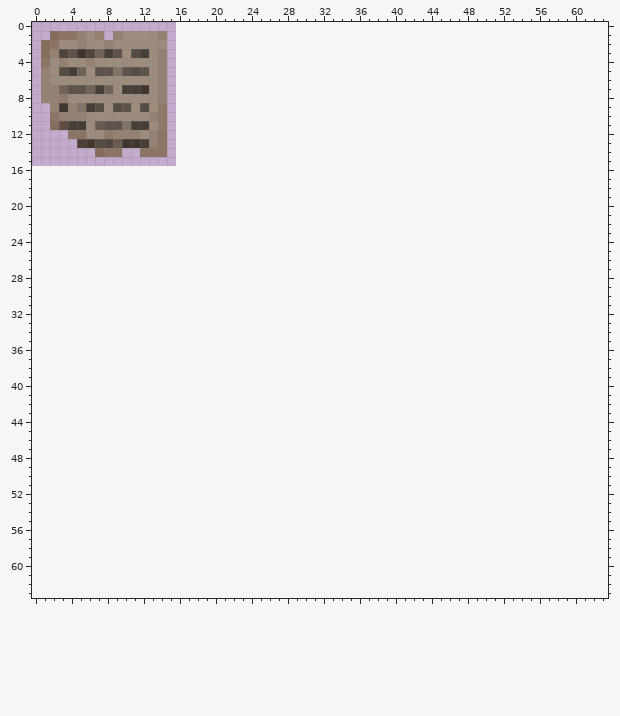
Two states of a pixel-art sprite, Content/Images/Items/NoteSetOne.png. Above is the file before it was changed.
The file is 16x16 pixels. Colours within 5 levels of each other are drawn and written as one. The old version is drawn lined up with the new one, on the new canvas.
Once edited:
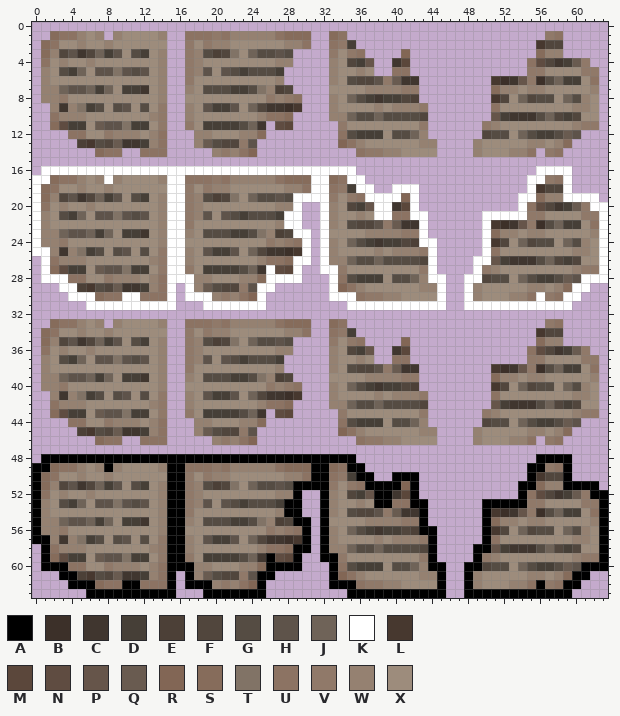
Palette (. is transparent): A #000000  B #3c3029  C #40362f  D #463f37  E #4c4037  F #51463d  G #554c43  H #5e534a  J #6f6358  K #ffffff  L #47382f  M #5b473b  N #5f4c41  P #66554a  Q #695b50  R #826655  S #866c5b  T #817366  U #8c7363  V #907969  W #958171  X #9d8c7c
Edits made:
canvas 16x16 -> 64x64
Changed rows in their new state; - is an unchanged pixel.
first column x 0:
 1 -----------------UUUVUWWWWWUSSS--SU----------------------VU-----
 2 -----------------VXVWWXXXXXXWWU--UVD--------------------LFF-----
 3 -----------------VWGEFTXJGGHG----VXVU----R--------------SWW-----
 4 -----------------VWXXXXXXXXWW----WXFDP--CM-------------UNFCDQV--
 5 -----------------VWHXHGDGGGD-----WXXWX--UU-------------VVXXXXVV-
 6 -----------------VXXXXXXXXXW-----WXGFFHVQCC--------LBCPVBGJDDXU-
 7 -----------------WXGGGDDGTWEF----XXXXWWWWVV--------SWWXWWXXXXXW-
 8 -----------------XXXXXXXXXVWVU---WXJGDCDDFE--------LFXJFGGXJGWX-
 9 -----------------WXHDDHXJFCCBL---WXXXXWXWWWV-------UXXXXXXXXWWX-
10 -----------------WXXXXXXXWUUS----WWJGGJGGGGF-------PDCCCGJFDFXX-
11 -----------------VXDDDDGJC-NM-----VXXXXXXXXV------VWXXXXXXXXWVV-
12 ------------------WWXXXWWS--------UGDDDXGGJW------FGGXJGDDGQH---
13 ------------------WQGFFVH---------RUWXXXXXXWW----WXXXXXWWXWS----
14 --------------------WVWUR-----------UVVWWXXXX----WXXXWWU-VU-----
16 -KKKKKKKKKKKKKKKKKKKKKKKKKKKKKKKKKKK--------------------KKKK----
17 KKSUUWXWKWXXXXWKKUUUVUWWWWWUSSSKKSUKK------------------KKVUK----
18 KSUXXWXXWXXXXXXKKVXVWWXXXXXXWWUKKUVDKK--KKK------------KLFFK----
19 KSWFHCFJDHXGDXWKKVWGEFTXJGGHGKKKKVXVUKKKKRK-----------KKSWWKKKK-
20 KUXWXXWXXXXXXXWKKVWXXXXXXXXWWK--KWXFDPKKCMK-----------KUNFCDQVKK
21 KWXGDJXHHTHGHXWKKVWHXHGDGGGDKK--KWXXWXKKUUKK------KKKKKVVXXXXVVK
22 KWXXXXXXXXXXXXWKKVXXXXXXXXXWKK--KWXGFFHVQCCK------KLBCPVBGJDDXUK
23 KWWJHHJDJXDDCXWKKWXGGGDDGTWEFKK-KXXXXWWWWVVK------KSWWXWWXXXXXWK
24 KWWVXXXXXXXXXXWKKXXXXXXXXXVWVUK-KWXJGDCDDFEKK-----KLFXJFGGXJGWXK
25 KKWCWTDGXGHXGXVKKWXHDDHXJFCCBLK-KWXXXXWXWWWVK-----KUXXXXXXXXWWXK
26 -KUWWWXXXXXXXWVKKWXXXXXXXWUUSKK-KWWJGGJGGGGFK----KKPDCCCGJFDFXXK
27 -KSNDDXQHHTDDXVKKVXDDDDGJCKNMK--KKVXXXXXXXXVK----KVWXXXXXXXXWVVK
28 -KKKUUXXVWWWXWUKKKWWXXXWWSKKKK---KUGDDDXGGJWKK--KKFGGXJGDDGQHKKK
29 ---KKELGFQCCDWUK-KWQGFFVHKK------KRUWXXXXXXWWK--KWXXXXXWWXWSKK--
30 ----KKKSUUKKUUUK-KKKWVWURK-------KKKUVVWWXXXXK--KWXXXWWUKVUKK---
31 ------KKKKKKKKKK---KKKKKKK---------KKKKKKKKKKK--KKKKKKKKKKKK----
33 --SUUWXW-WXXXXW--UUUVUWWWWWUSSS--SU----------------------VU-----
34 -SUXXWXXWXXXXXX--VXVWWXXXXXXWWU--UVD--------------------LFF-----
35 -SWFHCFJDHXGDXW--VWGEFTXJGGHG----VXVU----R--------------SWW-----
36 -UXWXXWXXXXXXXW--VWXXXXXXXXWW----WXFDP--CM-------------UNFCDQV--
37 -WXGDJXHHTHGHXW--VWHXHGDGGGD-----WXXWX--UU-------------VVXXXXVV-
38 -WXXXXXXXXXXXXW--VXXXXXXXXXW-----WXGFFHVQCC--------LBCPVBGJDDXU-
39 -WWJHHJDJXDDCXW--WXGGGDDGTWEF----XXXXWWWWVV--------SWWXWWXXXXXW-
40 -WWVXXXXXXXXXXW--XXXXXXXXXVWVU---WXJGDCDDFE--------LFXJFGGXJGWX-
41 --WCWTDGXGHXGXV--WXHDDHXJFCCBL---WXXXXWXWWWV-------UXXXXXXXXWWX-
42 --UWWWXXXXXXXWV--WXXXXXXXWUUS----WWJGGJGGGGF-------PDCCCGJFDFXX-
43 --SNDDXQHHTDDXV--VXDDDDGJC-NM-----VXXXXXXXXV------VWXXXXXXXXWVV-
44 ----UUXXVWWWXWU---WWXXXWWS--------UGDDDXGGJW------FGGXJGDDGQH---
45 -----ELGFQCCDWU---WQGFFVH---------RUWXXXXXXWW----WXXXXXWWXWS----
46 -------SUU--UUU-----WVWUR-----------UVVWWXXXX----WXXXWWU-VU-----
48 -AAAAAAAAAAAAAAAAAAAAAAAAAAAAAAAAAAA--------------------AAAA----
49 AASUUWXWAWXXXXWAAUUUVUWWWWWUSSSAASUAA------------------AAVUA----
50 ASUXXWXXWXXXXXXAAVXVWWXXXXXXWWUAAUVDAA--AAA------------ALFFA----
51 ASWFHCFJDHXGDXWAAVWGEFTXJGGHGAAAAVXVUAAAARA-----------AASWWAAAA-
52 AUXWXXWXXXXXXXWAAVWXXXXXXXXWWA--AWXFDPAACMA-----------AUNFCDQVAA
53 AWXGDJXHHTHGHXWAAVWHXHGDGGGDAA--AWXXWXAAUUAA------AAAAAVVXXXXVVA
54 AWXXXXXXXXXXXXWAAVXXXXXXXXXWAA--AWXGFFHVQCCA------ALBCPVBGJDDXUA
55 AWWJHHJDJXDDCXWAAWXGGGDDGTWEFAA-AXXXXWWWWVVA------ASWWXWWXXXXXWA
56 AWWVXXXXXXXXXXWAAXXXXXXXXXVWVUA-AWXJGDCDDFEAA-----ALFXJFGGXJGWXA
57 AAWCWTDGXGHXGXVAAWXHDDHXJFCCBLA-AWXXXXWXWWWVA-----AUXXXXXXXXWWXA
58 -AUWWWXXXXXXXWVAAWXXXXXXXWUUSAA-AWWJGGJGGGGFA----AAPDCCCGJFDFXXA
59 -ASNDDXQHHTDDXVAAVXDDDDGJCANMA--AAVXXXXXXXXVA----AVWXXXXXXXXWVVA
60 -AAAUUXXVWWWXWUAAAWWXXXWWSAAAA---AUGDDDXGGJWAA--AAFGGXJGDDGQHAAA
61 ---AAELGFQCCDWUA-AWQGFFVHAA------ARUWXXXXXXWWA--AWXXXXXWWXWSAA--
62 ----AAASUUAAUUUA-AAAWVWURA-------AAAUVVWWXXXXA--AWXXXWWUAVUAA---
63 ------AAAAAAAAAA---AAAAAAA---------AAAAAAAAAAA--AAAAAAAAAAAA----
Boxes around the changes in both pictures, in picture pixels (x1, y1, x2, y2):
added: (32, 31, 608, 598)
